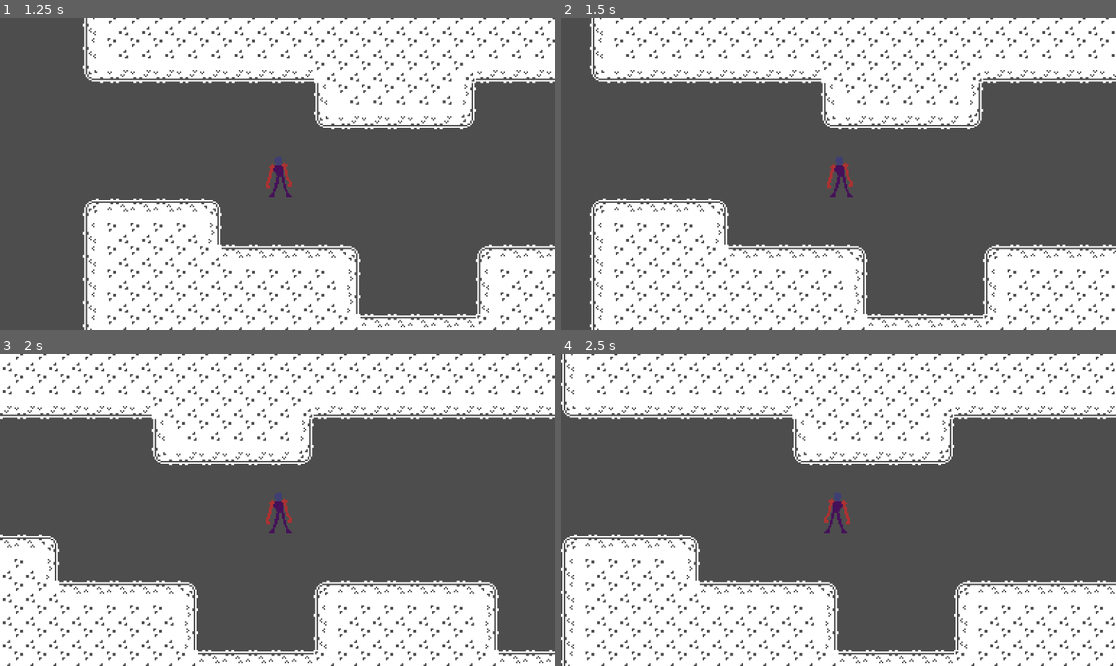
Above: before the commit, frames 1-4 (two rows, left to right).
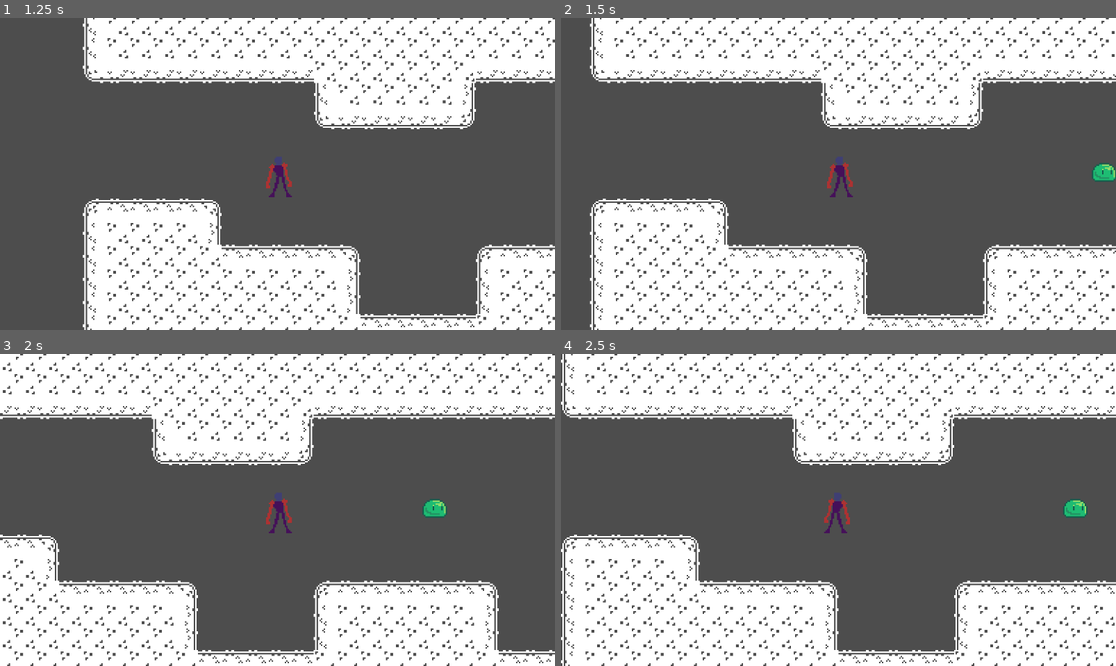
Above: after the commit, the same moments.

Repository: SamerSawan/PirateJam16
Game: Godot game, scene res://world.tscn
The game is run twice, just before and just after one commit, with the same random seed, the same clock (stepped at 60 frames per second) and the same inputs.
Inputs (mouse positions are in pixels of both pictures, inside the frame that each line leads up to):
- Up to frame 1 (1.25 s): tap Enter at 0.5 s; move the mouse to (399, 158) at 0.52 s; hold D (right) from 0.53 s (still down); click (399, 158) at 0.6 s; tap Space (jump) at 0.77 s
- Up to frame 2 (1.5 s): keep holding D (right); move the mouse to (727, 189) at 1.27 s; click (727, 189) at 1.35 s
- Up to frame 3 (2 s): keep holding D (right); tap Space (jump) at 1.52 s
- Up to frame 4 (2.5 s): move the mouse to (894, 441) at 2.02 s; release D (right) at 2.03 s; hold A (left) from 2.03 s (still down); click (894, 441) at 2.1 s

Frame 1 is identical in both runs. In frame 2, 0.2% of the frame differs, in the area x 95-100%, y 46-53%; in frame 3, 0.2%, in the area x 76-81%, y 46-53%; in frame 4, 0.2%.
Error after the commit: Parse Error: Could not resolve class "Creature". (res://characters/human_citizen/human_citizen.gd:2)

Commit message:
Update world.tscn

Diff:
--- a/world.tscn
+++ b/world.tscn
@@ -1,7 +1,8 @@
-[gd_scene load_steps=3 format=4 uid="uid://5xolxvllve38"]
+[gd_scene load_steps=4 format=4 uid="uid://5xolxvllve38"]
 
 [ext_resource type="TileSet" uid="uid://csnobhxg8s7v6" path="res://tile_sets/new_tile_set.tres" id="1_lxv7o"]
 [ext_resource type="PackedScene" uid="uid://cn4ikwt7enju2" path="res://characters/player/player.tscn" id="2_g308q"]
+[ext_resource type="PackedScene" uid="uid://ydo25uiqa5c4" path="res://characters/human_citizen/human_citizen.tscn" id="3_qege0"]
 
 [node name="World" type="Node2D"]
 
@@ -18,3 +19,6 @@
 [node name="Camera2D" type="Camera2D" parent="."]
 position = Vector2(32, -65)
 zoom = Vector2(3, 3)
+
+[node name="Human Citizen" parent="." instance=ExtResource("3_qege0")]
+position = Vector2(356, -66)
